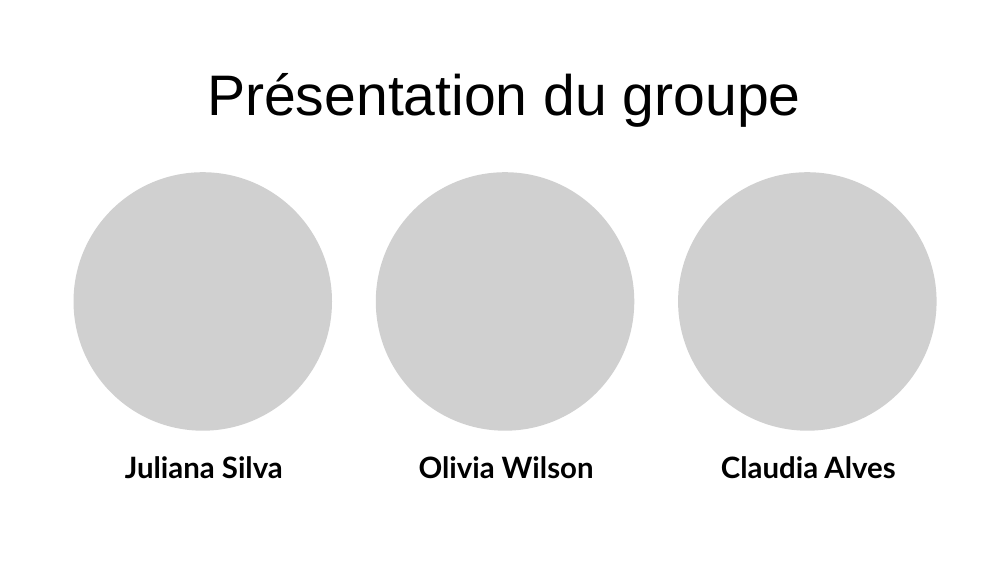
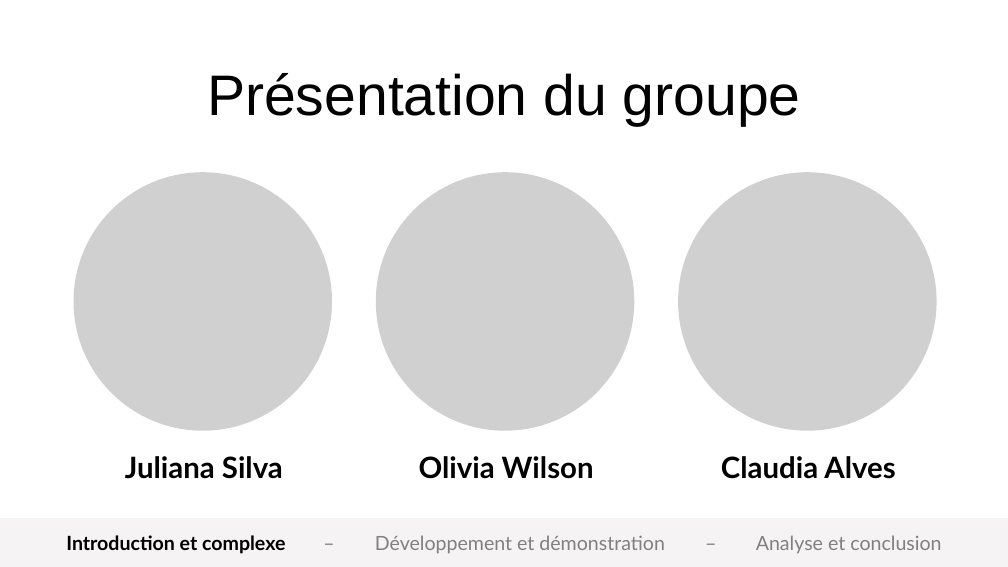
Before and after one commit to omar-sdt/CES-eat, a slide deck: slide 6 of docs/Présentation CES'eat.pptx (slide 5 before the commit). Drawn at 1008x567 pixels with LibreOffice and Linux fonts; fonts in the diff are those of the drawing; grey boxes stand for pictures; background and template pictures are left out. Boxes give left, top, right and bottom in pixels: in the first picture for what was removed or moved away, otherwise in the second. Text is boxed around its words. In the diff, an @@ line names an element or a change of style, - is before the commit and + after.

```diff
--- a/docs/Présentation CES'eat.pptx
+++ b/docs/Présentation CES'eat.pptx
@@ rectangle added at (0,519,1008,567), fill #F5F3F3, outline #F5F3F3 2 pt @@
@@ text added at (66,535,941,554), 28 pt, text #808080 @@
+Introduction et complexe – Développement et démonstration – Analyse et conclusion
```
Also in this commit, not shown: 1 other slide changed, 1 slide added.
